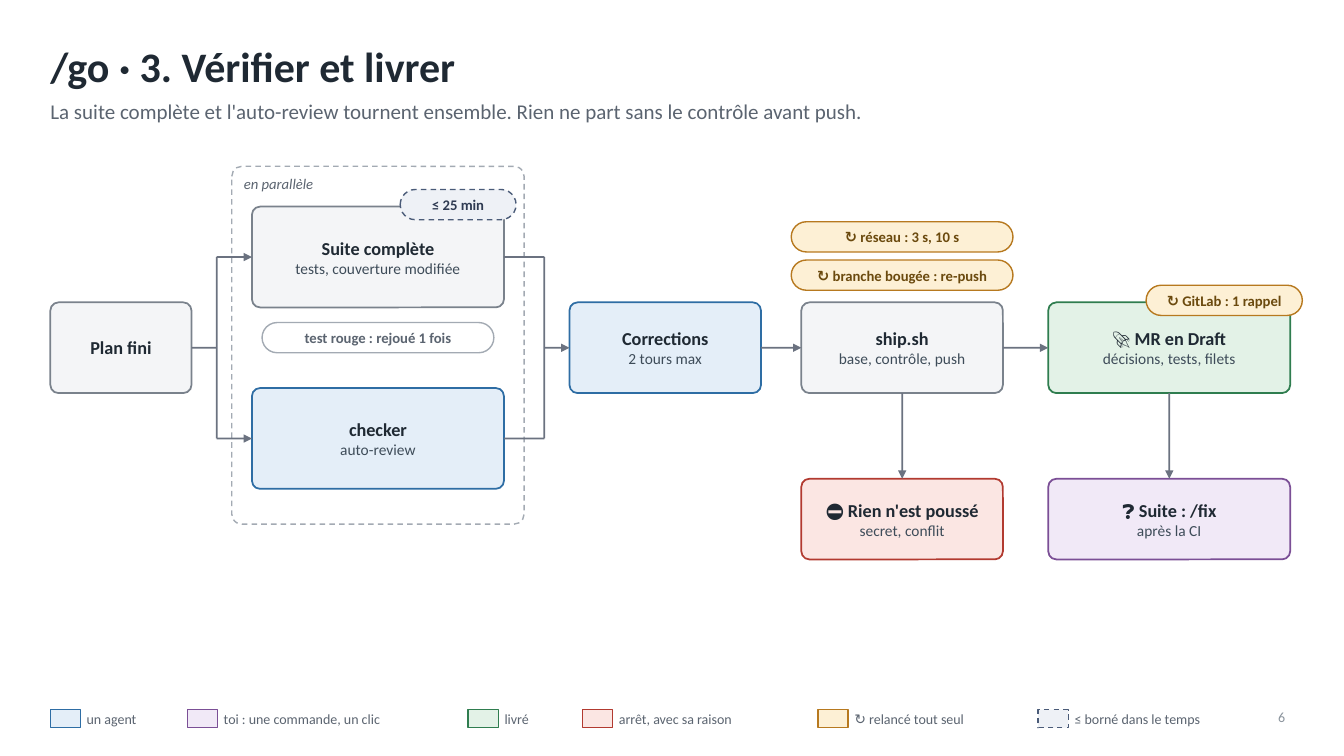
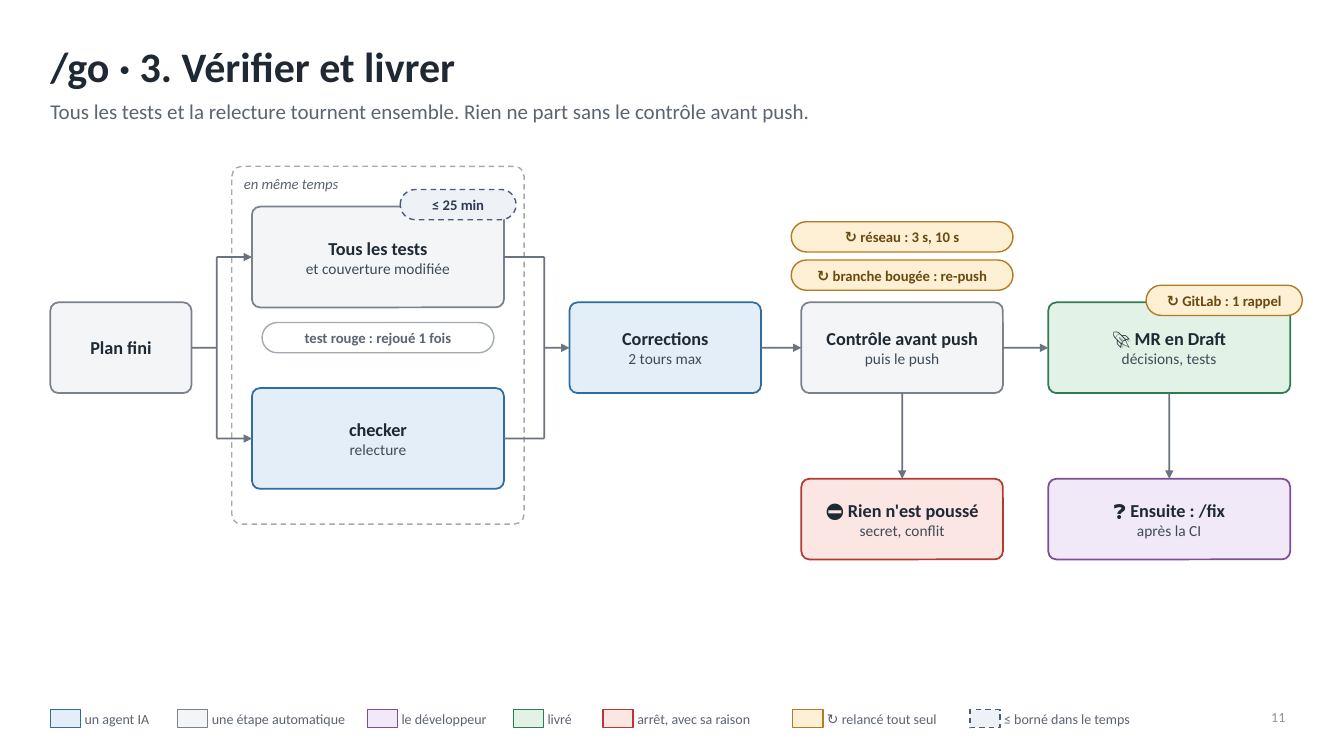
Before and after one commit to RabieDerouiche/OpenRDCode, a slide deck: slide 11 of opencode-v2/docs/presentation-flux.pptx (slide 6 before the commit). Drawn at 1344x756 pixels with LibreOffice and Linux fonts; fonts in the diff are those of the drawing. Boxes give left, top, right and bottom in pixels: in the first picture for what was removed or moved away, otherwise in the second. Text is boxed around its words. In the diff, an @@ line names an element or a change of style, - is before the commit and + after.

```diff
--- a/opencode-v2/docs/presentation-flux.pptx
+++ b/opencode-v2/docs/presentation-flux.pptx
@@ text at (50,104,809,123): text changed @@
-La suite complète et l'auto-review tournent ensemble. Rien ne part sans le contrôle avant push.
+Tous les tests et la relecture tournent ensemble. Rien ne part sans le contrôle avant push.
@@ text at (244,179,338,192): text changed @@
-en parallèle
+en même temps
@@ text in rounded rectangle at (306,242,450,274): text changed @@
-Suite complète
-tests, couverture modifiée
+Tous les tests
+et couverture modifiée
@@ text in rounded rectangle at (826,332,977,367): text changed; size 11 to 13 pt; text colour #3E4C59 to #1F2933; bold on @@
-ship.sh
-base, contrôle, push
+Contrôle avant push
+puis le push
@@ text in rounded rectangle at (1122,353,1217,366): text changed @@
-décisions, tests, filets
+décisions, tests
@@ text in rounded rectangle at (350,444,407,455): text changed @@
-auto-review
+relecture
@@ text in rounded rectangle at (1130,504,1225,518): text changed @@
-❓ Suite : /fix
+❓ Ensuite : /fix
@@ text at (85,715,150,727): text changed @@
-un agent
+un agent IA
@@ rectangle: place and size @@
-rectangle at (188,710,218,728)
+rectangle at (177,710,208,728)
@@ rectangle at (177,710,208,728): fill #F1E9F7 to #F4F5F7; outline #7B4F96 1 pt to #7A828C 1 pt @@
@@ text added at (212,714,345,726), 10 pt, text #5B6470 @@
+une étape automatique
@@ text removed at (224,714,380,726) @@
-toi : une commande, un clic
@@ rectangle added at (367,710,397,728), fill #F1E9F7, outline #7B4F96 1 pt @@
@@ text added at (402,714,487,727), 10 pt, text #5B6470 @@
+le développeur
@@ rectangle: place and size @@
-rectangle at (468,710,498,728)
+rectangle at (513,710,543,728)
@@ text "livré": place and size @@
-text "livré" at (505,714,529,724)
+text "livré" at (548,714,572,724)
@@ rectangle: place and size @@
-rectangle at (583,710,613,728)
+rectangle at (603,710,633,728)
@@ text "arrêt, avec sa raison": place and size @@
-text "arrêt, avec sa raison" at (619,714,732,726)
+text "arrêt, avec sa raison" at (637,714,751,726)
@@ rectangle: place and size @@
-rectangle at (819,710,849,728)
+rectangle at (792,710,823,728)
@@ text "↻ relancé tout seul": place and size @@
-text "↻ relancé tout seul" at (869,714,964,724)
+text "↻ relancé tout seul" at (842,714,937,724)
@@ rectangle: place and size @@
-rectangle at (1038,710,1069,728)
+rectangle at (970,710,1000,728)
@@ text "≤ borné dans le temps": place and size @@
-text "≤ borné dans le temps" at (1085,714,1200,726)
+text "≤ borné dans le temps" at (1014,714,1129,727)
@@ page number at (1271,713,1285,722): text changed @@
-6
+11
```
Also in this commit, not shown: 10 other slides changed, 6 slides added, 1 slide removed, 23 other files.
